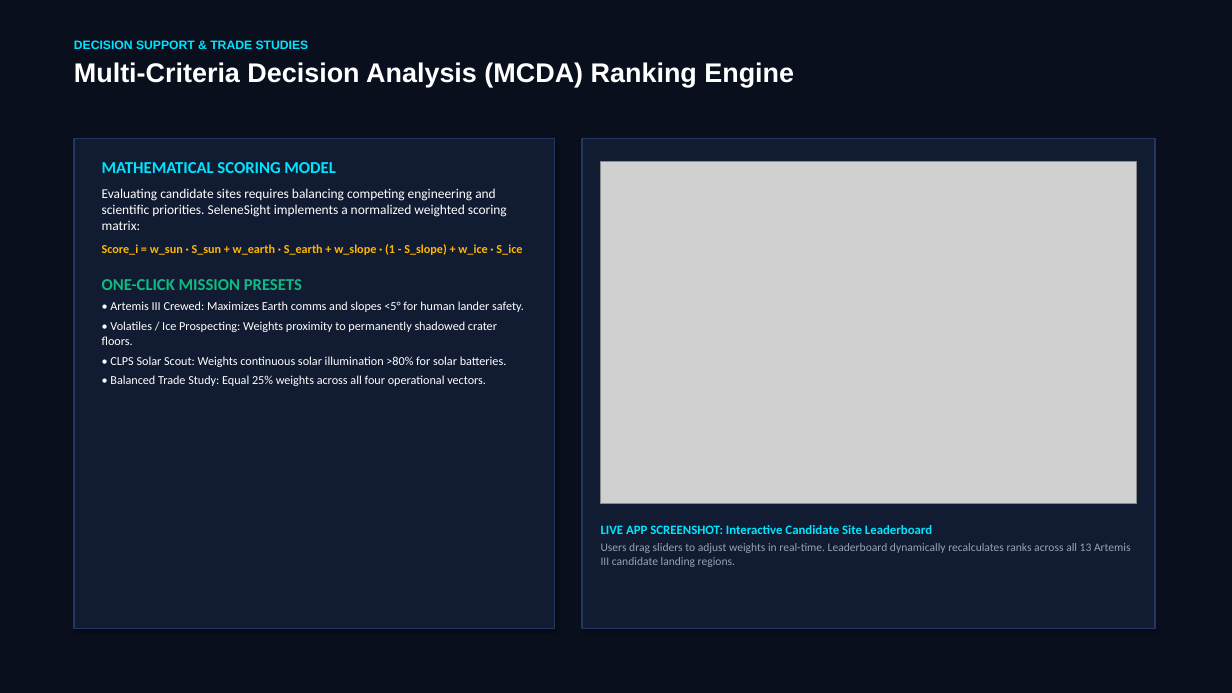
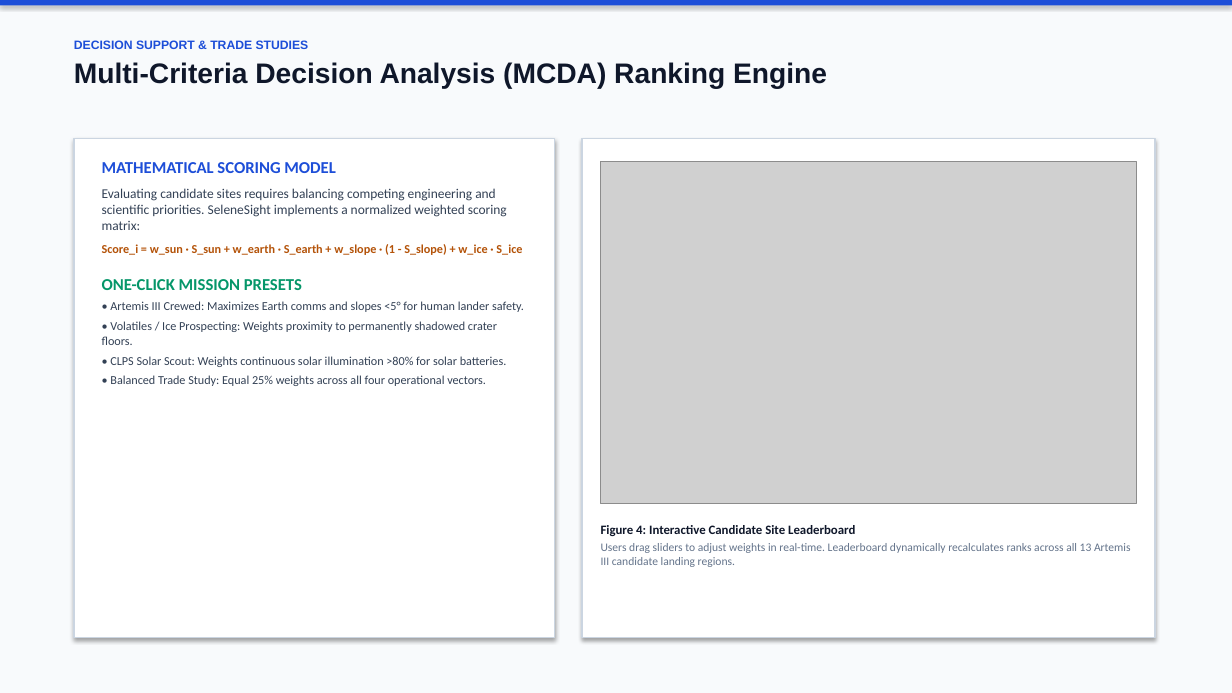
Before and after one commit to Jeffreyryan2005/SeleneSight, a slide deck: slide 6 of SeleneSight_NASA_Space_Apps_Submission.pptx. Drawn at 1232x693 pixels with LibreOffice and Linux fonts; fonts in the diff are those of the drawing; grey boxes stand for pictures. Boxes give left, top, right and bottom in pixels: in the first picture for what was removed or moved away, otherwise in the second. Text is boxed around its words. In the diff, an @@ line names an element or a change of style, - is before the commit and + after.

```diff
--- a/SeleneSight_NASA_Space_Apps_Submission.pptx
+++ b/SeleneSight_NASA_Space_Apps_Submission.pptx
@@ rectangle at [0,0,1232,693]: fill #0A0F1E to #F8FAFC @@
@@ rectangle added at [0,0,1232,6], fill #1D4ED8 @@
@@ text "DECISION SUPPORT & TRADE STUDIES" at [74,40,827,89]: text colour #00E5FF to #1D4ED8 in "DECISION SUPPORT & TRADE STUDIES"; size 21 to 22 pt, text colour #FFFFFF to #0F172A in "Multi-Criteria Decision Analysis (MCDA) Ranking Engine" @@
@@ rectangle at [74,139,555,638]: fill #111B31 to #FFFFFF; outline #23375F 1 pt to #CBD5E1 1.2 pt @@
@@ rectangle: place and size @@
-rectangle at [74,139,555,628]
+rectangle at [74,139,555,638]
@@ rectangle: place and size @@
-rectangle at [582,139,1155,628]
+rectangle at [582,139,1155,638]
@@ rectangle at [582,139,1155,638]: fill #111B31 to #FFFFFF; outline #23375F 1 pt to #CBD5E1 1.2 pt @@
@@ text "MATHEMATICAL SCORING MODEL" at [102,162,524,386]: text colour #00E5FF to #1D4ED8 in "MATHEMATICAL SCORING MODEL"; text colour #FFFFFF to #334155 in "Evaluating candidate sites requires balancing competing engi ...", "• Artemis III Crewed: Maximizes Earth comms ...", "• Volatiles / Ice Prospecting: Weights proximity ...", "• CLPS Solar Scout: Weights continuous solar ..." and 1 more places; text colour #FFB703 to #B45309 in "Score_i = w_sun · S_sun + w_earth ..."; text colour #10B981 to #059669 in "ONE-CLICK MISSION PRESETS" @@
@@ text at [601,525,855,536]: text changed; text colour #00E5FF to #0F172A @@
-LIVE APP SCREENSHOT: Interactive Candidate Site Leaderboard
+Figure 4: Interactive Candidate Site Leaderboard
@@ text at [601,543,1131,567]: text colour #94A3B8 to #64748B in "Users drag sliders to adjust weights in ..." @@
```
Also in this commit, not shown: 6 other slides changed, 2 other files.
